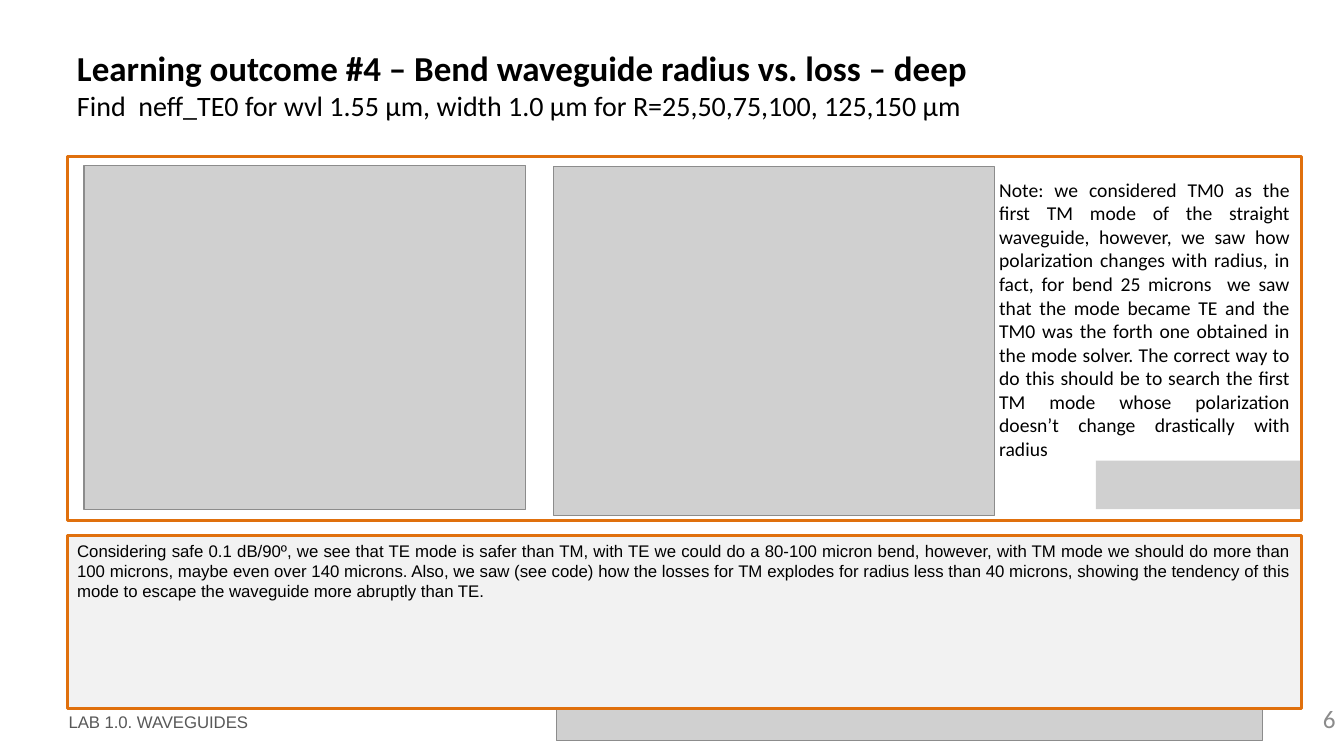
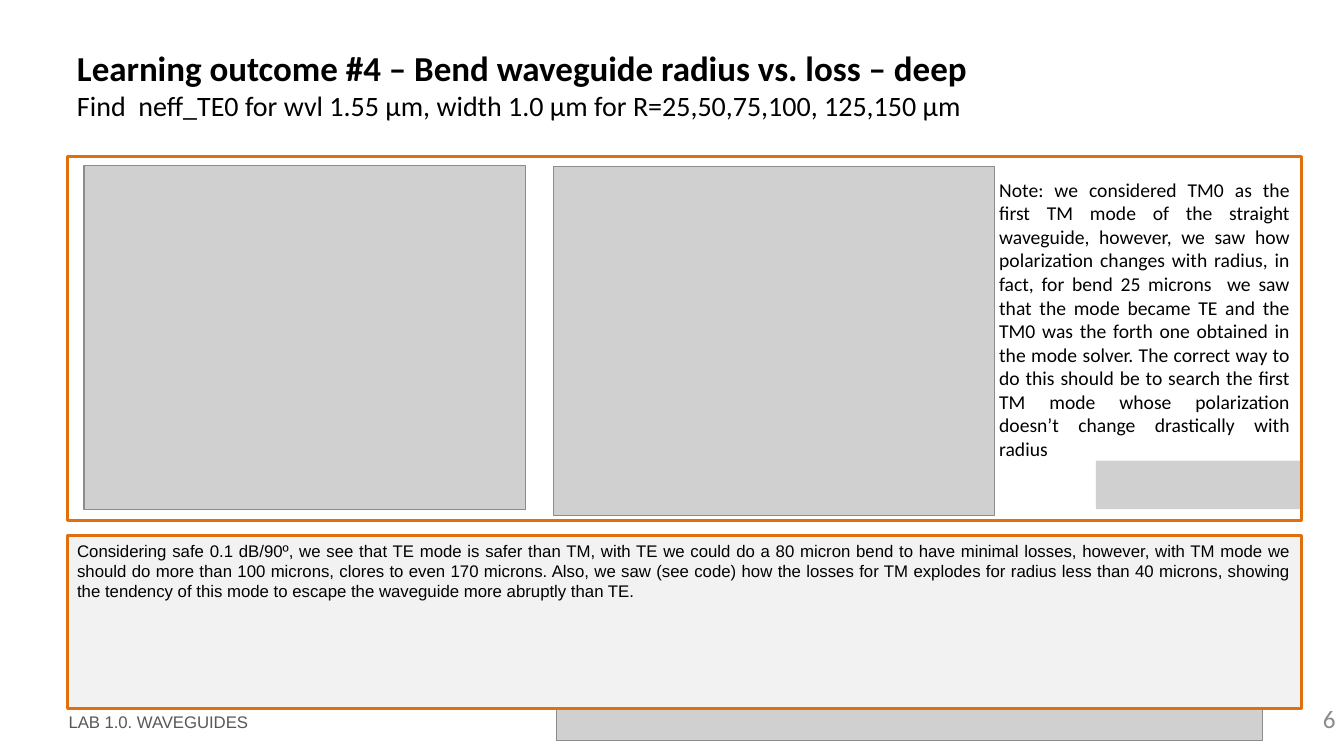
Before and after one commit to DBAEASE/pic-upv-lab1, a slide deck: slide 6 of LabBook_10.pptx. Drawn at 1344x756 pixels with LibreOffice and Linux fonts; fonts in the diff are those of the drawing; grey boxes stand for pictures; background and template pictures are left out. Boxes give left, top, right and bottom in pixels: in the first picture for what was removed or moved away, otherwise in the second. Text is boxed around its words. In the diff, an @@ line names an element or a change of style, - is before the commit and + after.

```diff
--- a/LabBook_10.pptx
+++ b/LabBook_10.pptx
@@ text in rectangle at <box>77,545,1290,601</box>: text changed @@
-Considering safe 0.1 dB/90º, we see that TE mode is safer than TM, with TE we could do a 80-100 micron bend, however, with TM mode we should do more than 100 microns, maybe even over 140 microns. Also, we saw (see code) how the losses for TM explodes for radius less than 40 microns, showing the tendency of this mode to escape the waveguide more abruptly than TE.
+Considering safe 0.1 dB/90º, we see that TE mode is safer than TM, with TE we could do a 80 micron bend to have minimal losses, however, with TM mode we should do more than 100 microns, clores to even 170 microns. Also, we saw (see code) how the losses for TM explodes for radius less than 40 microns, showing the tendency of this mode to escape the waveguide more abruptly than TE.
```
Also in this commit, not shown: 3 other slides changed, 8 slides added, 1 other file.
